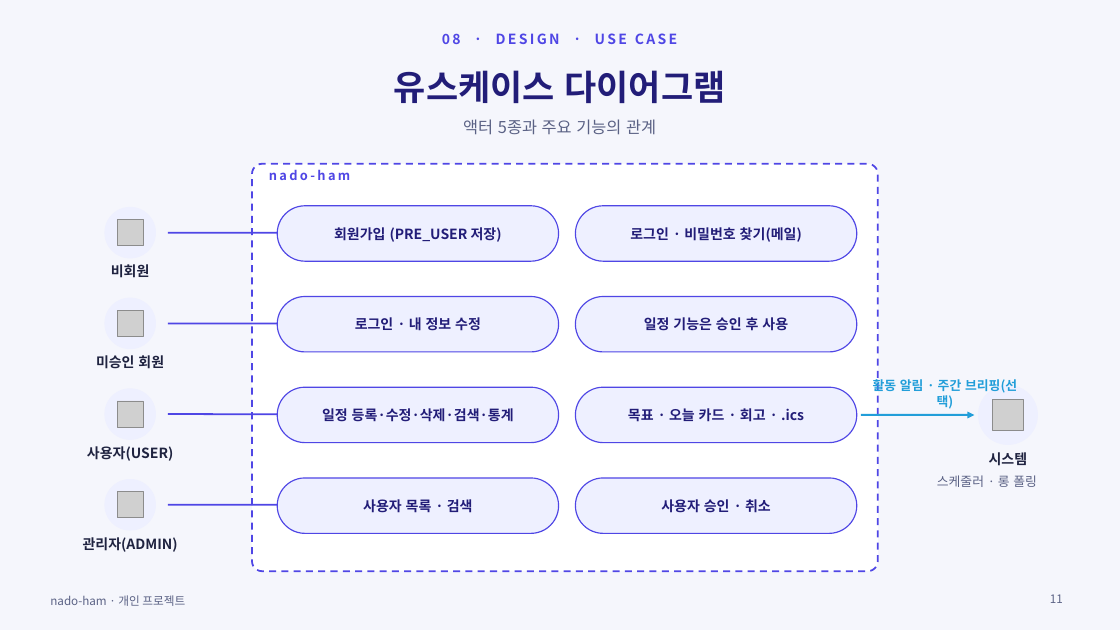
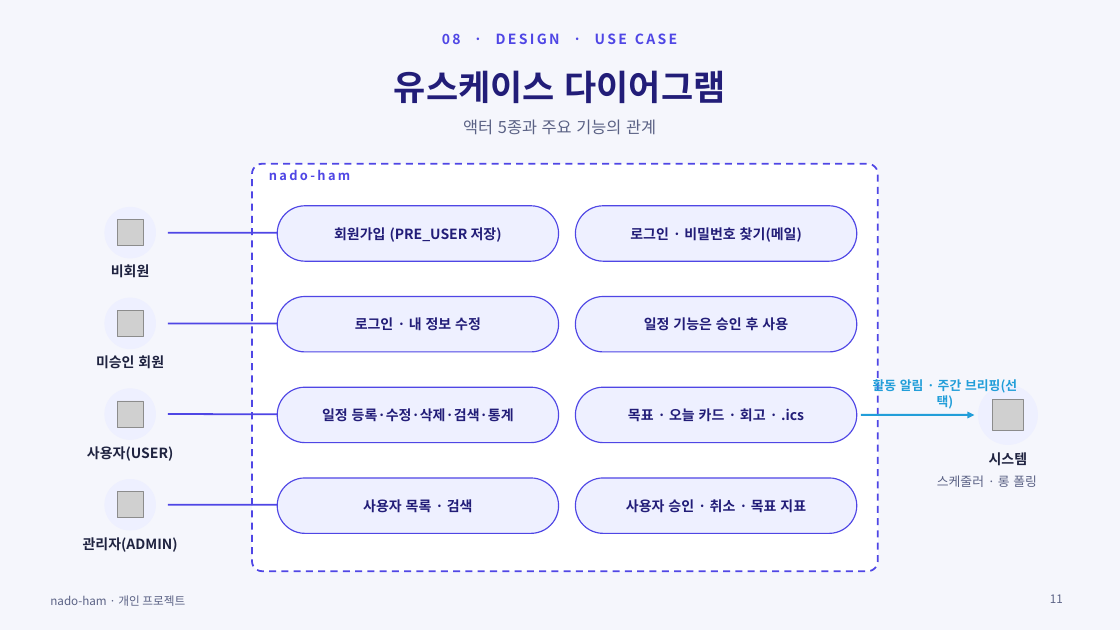
Before and after one commit to ho8566z/nado-ham_word, a slide deck: slide 11 of ppt_output/nado_ham.pptx. Drawn at 1120x630 pixels with LibreOffice and Linux fonts; fonts in the diff are those of the drawing; grey boxes stand for pictures. Boxes give left, top, right and bottom in pixels: in the first picture for what was removed or moved away, otherwise in the second. Text is boxed around its words. In the diff, an @@ line names an element or a change of style, - is before the commit and + after.

```diff
--- a/ppt_output/nado_ham.pptx
+++ b/ppt_output/nado_ham.pptx
@@ text at (626, 499, 806, 513): text changed @@
-사용자 승인 · 취소
+사용자 승인 · 취소 · 목표 지표
```
Also in this commit, not shown: 2 other slides changed, 26 other files.
